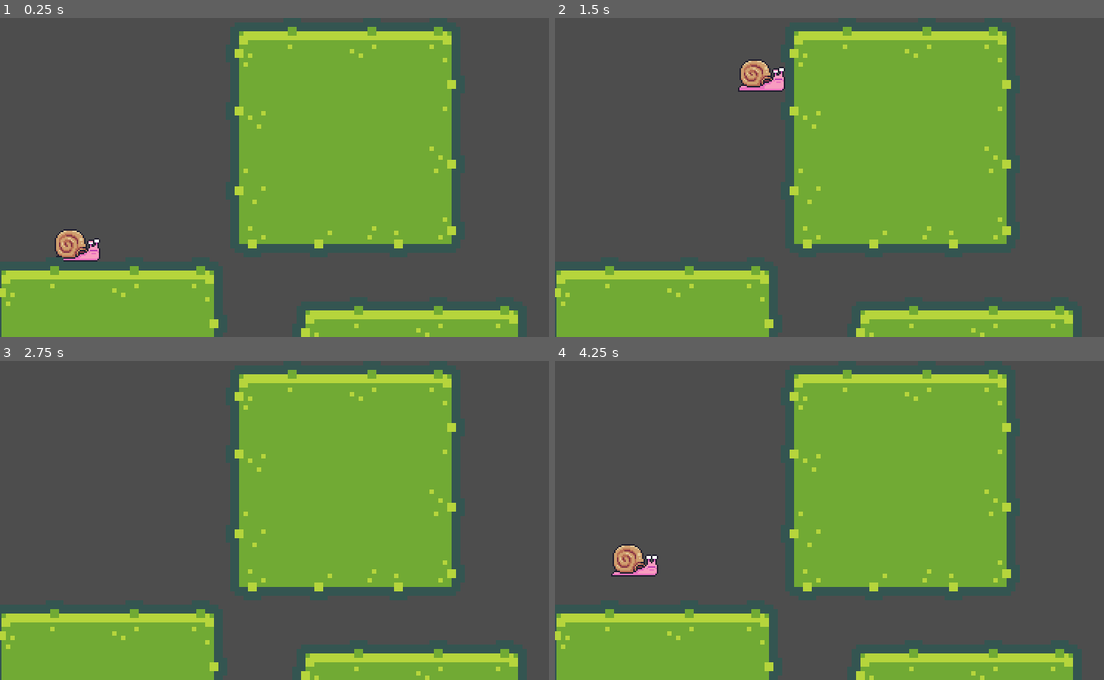
Above: before the commit, frames 1-4 (two rows, left to right).
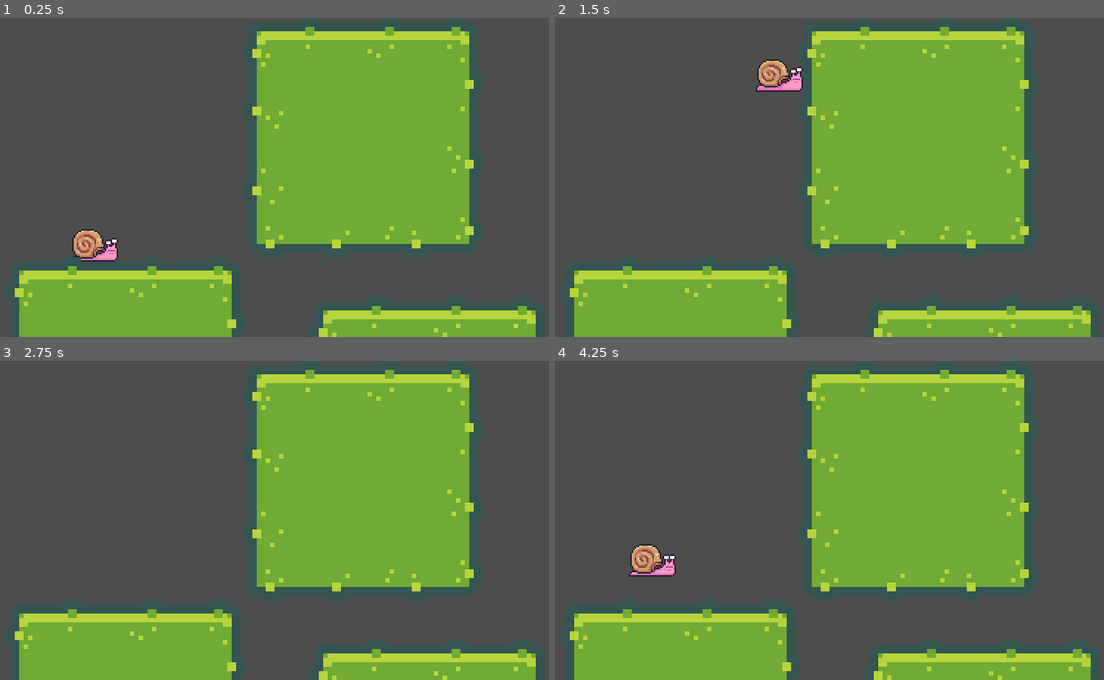
Above: after the commit, the same moments.

Repository: codracula/paruf_paruf
Game: Godot game, scene res://world.tscn
Same seed, same stepped clock (60 frames per second), same inputs: the game is played once before the commit and once after it.
Inputs:
- Up to frame 1 (0.25 s): no input
- Up to frame 2 (1.5 s): tap Enter (ui_accept) at 0.5, 0.77 s; hold Right (ui_right) from 0.53 s (still down)
- Up to frame 3 (2.75 s): tap Enter (ui_accept) at 1.52 s; release Right (ui_right) at 2.03 s; hold Left (ui_left) from 2.03 s (still down)
- Up to frame 4 (4.25 s): release Left (ui_left) at 2.78 s; hold Right (ui_right) from 2.78 s (still down); tap Enter (ui_accept) at 3.02, 3.77 s

The runs differ from the first frame. In frame 1, 14% of the frame differs, in the area x 0-100%, y 0-100%; in frame 2, 14%; in frame 3, 13%; in frame 4, 14%.

Commit message:
add main menu and options menu

Diff:
--- /dev/null
+++ b/continue_menu.tscn
@@ -0,0 +1,66 @@
+[gd_scene format=3 uid="uid://c6p104n8tt1nj"]
+
+[node name="Continue_menu" type="Control"]
+layout_mode = 3
+anchors_preset = 15
+anchor_right = 1.0
+anchor_bottom = 1.0
+grow_horizontal = 2
+grow_vertical = 2
+
+[node name="mainCont" type="MarginContainer" parent="."]
+layout_mode = 1
+anchors_preset = 15
+anchor_right = 1.0
+anchor_bottom = 1.0
+offset_left = 81.0
+offset_top = 76.0
+offset_right = -192.0
+offset_bottom = -109.0
+grow_horizontal = 2
+grow_vertical = 2
+
+[node name="VBoxContainer" type="VBoxContainer" parent="mainCont"]
+layout_mode = 2
+
+[node name="Yes" type="Button" parent="mainCont/VBoxContainer"]
+layout_mode = 2
+size_flags_stretch_ratio = 20.0
+focus_neighbor_right = NodePath("../../../mainCont2/VBoxContainer2/No")
+text = "YES"
+
+[node name="mainCont3" type="MarginContainer" parent="."]
+layout_mode = 2
+offset_left = 81.0
+offset_top = 112.0
+offset_right = 306.0
+offset_bottom = 143.0
+grow_horizontal = 2
+grow_vertical = 2
+
+[node name="VBoxContainer" type="VBoxContainer" parent="mainCont3"]
+layout_mode = 2
+
+[node name="Main menu" type="Button" parent="mainCont3/VBoxContainer"]
+layout_mode = 2
+focus_neighbor_top = NodePath("../../../mainCont/VBoxContainer/Yes")
+text = "MAIN MENU"
+
+[node name="mainCont2" type="MarginContainer" parent="."]
+layout_mode = 1
+anchors_preset = 15
+anchor_right = 1.0
+anchor_bottom = 1.0
+offset_left = 198.0
+offset_top = 76.0
+offset_right = -78.0
+offset_bottom = -109.0
+grow_horizontal = 2
+grow_vertical = 2
+
+[node name="VBoxContainer2" type="VBoxContainer" parent="mainCont2"]
+layout_mode = 2
+
+[node name="No" type="Button" parent="mainCont2/VBoxContainer2"]
+layout_mode = 2
+text = "NO"
--- /dev/null
+++ b/menu.tscn
@@ -0,0 +1,134 @@
+[gd_scene load_steps=13 format=3 uid="uid://dr0sxxtakvytu"]
+
+[ext_resource type="Texture2D" uid="uid://dg1n1fra8qnm4" path="res://sprites/Snail/Walk (38x24).png" id="1_ot4pb"]
+
+[sub_resource type="AtlasTexture" id="AtlasTexture_snsl8"]
+atlas = ExtResource("1_ot4pb")
+region = Rect2(0, 0, 38, 24)
+
+[sub_resource type="AtlasTexture" id="AtlasTexture_buocg"]
+atlas = ExtResource("1_ot4pb")
+region = Rect2(38, 0, 38, 24)
+
+[sub_resource type="AtlasTexture" id="AtlasTexture_qfkpu"]
+atlas = ExtResource("1_ot4pb")
+region = Rect2(76, 0, 38, 24)
+
+[sub_resource type="AtlasTexture" id="AtlasTexture_2wfjf"]
+atlas = ExtResource("1_ot4pb")
+region = Rect2(114, 0, 38, 24)
+
+[sub_resource type="AtlasTexture" id="AtlasTexture_7qhdy"]
+atlas = ExtResource("1_ot4pb")
+region = Rect2(152, 0, 38, 24)
+
+[sub_resource type="AtlasTexture" id="AtlasTexture_kma5s"]
+atlas = ExtResource("1_ot4pb")
+region = Rect2(190, 0, 38, 24)
+
+[sub_resource type="AtlasTexture" id="AtlasTexture_er6qp"]
+atlas = ExtResource("1_ot4pb")
+region = Rect2(228, 0, 38, 24)
+
+[sub_resource type="AtlasTexture" id="AtlasTexture_fo7h3"]
+atlas = ExtResource("1_ot4pb")
+region = Rect2(266, 0, 38, 24)
+
+[sub_resource type="AtlasTexture" id="AtlasTexture_jehwy"]
+atlas = ExtResource("1_ot4pb")
+region = Rect2(304, 0, 38, 24)
+
+[sub_resource type="AtlasTexture" id="AtlasTexture_1sxvb"]
+atlas = ExtResource("1_ot4pb")
+region = Rect2(342, 0, 38, 24)
+
+[sub_resource type="SpriteFrames" id="SpriteFrames_8yky4"]
+animations = [{
+"frames": [{
+"duration": 1.0,
+"texture": SubResource("AtlasTexture_snsl8")
+}, {
+"duration": 1.0,
+"texture": SubResource("AtlasTexture_buocg")
+}, {
+"duration": 1.0,
+"texture": SubResource("AtlasTexture_qfkpu")
+}, {
+"duration": 1.0,
+"texture": SubResource("AtlasTexture_2wfjf")
+}, {
+"duration": 1.0,
+"texture": SubResource("AtlasTexture_7qhdy")
+}, {
+"duration": 1.0,
+"texture": SubResource("AtlasTexture_kma5s")
+}, {
+"duration": 1.0,
+"texture": SubResource("AtlasTexture_er6qp")
+}, {
+"duration": 1.0,
+"texture": SubResource("AtlasTexture_fo7h3")
+}, {
+"duration": 1.0,
+"texture": SubResource("AtlasTexture_jehwy")
+}, {
+"duration": 1.0,
+"texture": SubResource("AtlasTexture_1sxvb")
+}],
+"loop": true,
+"name": &"default",
+"speed": 18.0
+}]
+
+[node name="Menu" type="Control"]
+layout_mode = 3
+anchors_preset = 15
+anchor_right = 1.0
+anchor_bottom = 1.0
+grow_horizontal = 2
+grow_vertical = 2
+
+[node name="ColorRect" type="ColorRect" parent="."]
+layout_mode = 1
+anchors_preset = 15
+anchor_right = 1.0
+anchor_bottom = 1.0
+grow_horizontal = 2
+grow_vertical = 2
+color = Color(0, 0, 0, 1)
+
+[node name="MarginContainer" type="MarginContainer" parent="ColorRect"]
+layout_mode = 1
+anchors_preset = 15
+anchor_right = 1.0
+anchor_bottom = 1.0
+offset_left = 99.0
+offset_top = 88.0
+offset_right = -96.0
+offset_bottom = -18.0
+grow_horizontal = 2
+grow_vertical = 2
+
+[node name="VBoxContainer" type="VBoxContainer" parent="ColorRect/MarginContainer"]
+layout_mode = 2
+
+[node name="Start" type="Button" parent="ColorRect/MarginContainer/VBoxContainer"]
+layout_mode = 2
+text = "START
+"
+
+[node name="Option" type="Button" parent="ColorRect/MarginContainer/VBoxContainer"]
+layout_mode = 2
+text = "OPTIONS
+"
+
+[node name="Credit" type="Button" parent="ColorRect/MarginContainer/VBoxContainer"]
+layout_mode = 2
+text = "CREDIT"
+
+[node name="AnimatedSprite2D" type="AnimatedSprite2D" parent="ColorRect/MarginContainer/VBoxContainer"]
+position = Vector2(99, -36)
+scale = Vector2(2.35078, 2.44738)
+sprite_frames = SubResource("SpriteFrames_8yky4")
+frame_progress = 0.23103
+flip_h = true
--- /dev/null
+++ b/options_menu.tscn
@@ -0,0 +1,47 @@
+[gd_scene format=3 uid="uid://4r3fvi0lsg18"]
+
+[node name="Options_menu" type="Control"]
+layout_mode = 3
+anchors_preset = 15
+anchor_right = 1.0
+anchor_bottom = 1.0
+grow_horizontal = 2
+grow_vertical = 2
+
+[node name="ColorRect" type="ColorRect" parent="."]
+layout_mode = 1
+anchors_preset = 15
+anchor_right = 1.0
+anchor_bottom = 1.0
+grow_horizontal = 2
+grow_vertical = 2
+color = Color(0, 0, 0, 1)
+
+[node name="MarginContainer" type="MarginContainer" parent="ColorRect"]
+layout_mode = 1
+anchors_preset = 15
+anchor_right = 1.0
+anchor_bottom = 1.0
+offset_left = 99.0
+offset_top = 88.0
+offset_right = -96.0
+offset_bottom = -18.0
+grow_horizontal = 2
+grow_vertical = 2
+
+[node name="VBoxContainer" type="VBoxContainer" parent="ColorRect/MarginContainer"]
+layout_mode = 2
+
+[node name="Volumn" type="Button" parent="ColorRect/MarginContainer/VBoxContainer"]
+layout_mode = 2
+text = "VOLUMN
+"
+
+[node name="Option" type="Button" parent="ColorRect/MarginContainer/VBoxContainer"]
+layout_mode = 2
+text = "AUDIO ON
+"
+
+[node name="Credit" type="Button" parent="ColorRect/MarginContainer/VBoxContainer"]
+layout_mode = 2
+text = "BACK"
--- a/world.tscn
+++ b/world.tscn
@@ -23,3 +23,6 @@
 [node name="StaticBody2D4" parent="." instance=ExtResource("3_tp3bs")]
 position = Vector2(279, 270)
 scale = Vector2(3, 3)
+
+[node name="Camera2D" type="Camera2D" parent="."]
+position = Vector2(180, 108)
